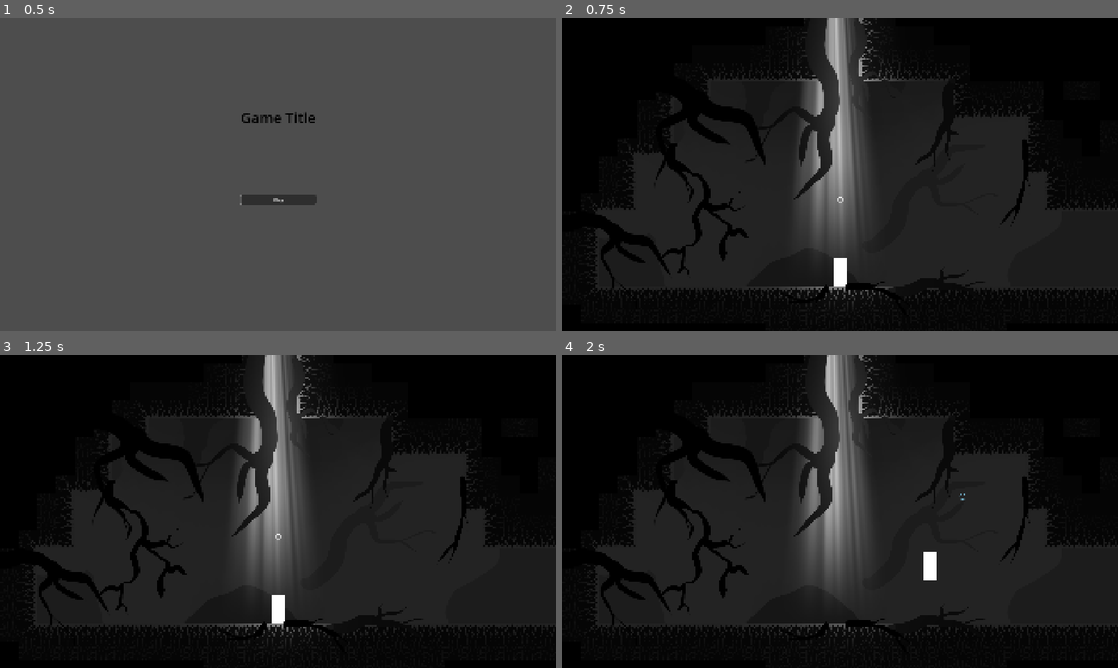
Above: before the commit, frames 1-4 (two rows, left to right).
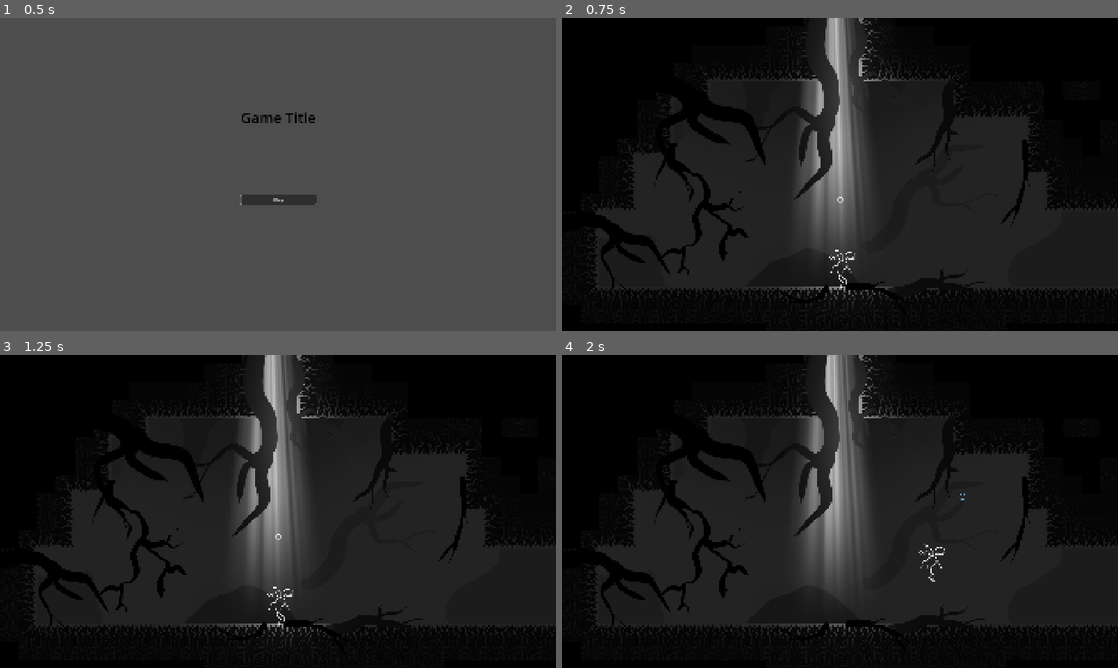
Above: after the commit, the same moments.

Repository: arceryz/LD57
Game: Godot game, scene res://scenes/main_menu/main_menu.tscn
Two runs of this game, one before a commit and one after it. Both use one fixed random seed, a clock stepped at 60 frames per second and the inputs below.
Inputs (mouse positions are in pixels of both pictures, inside the frame that each line leads up to):
- Up to frame 1 (0.5 s): no input
- Up to frame 2 (0.75 s): click "Play" at 0.5 s
- Up to frame 3 (1.25 s): no input
- Up to frame 4 (2 s): tap Enter (ui_accept) at 1.25 s; move the mouse to (962, 495) at 1.27 s; hold D (move_right) from 1.28 s (still down); tap Space (jump) at 1.35 s; click (962, 495) at 1.52 s; click (962, 495) at 1.82 s

Frame 1 is identical in both runs. In frame 2, 0.3% of the frame differs, in the area x 48-53%, y 74-87%; in frame 3, 0.3%; in frame 4, 0.3%, in the area x 64-69%, y 60-73%.

Commit message:
Player animation

Diff:
--- a/prefabs/player/player.gd
+++ b/prefabs/player/player.gd
@@ -19,6 +19,7 @@
 @onready var OrbHolder: OrbHolderC = $OrbHolder
 @onready var HitArea: Area2D = $HitArea
 @onready var PlatformLocation: Node2D = $PlatformLocation
+@onready var Sprite: AnimatedSprite2D = $Sprite
 
 const PackedCrystalPlatform := preload("uid://cru4jlhhbwrqb")
 
@@ -43,6 +44,7 @@
 
 func _physics_process(delta: float) -> void:
 	queue_redraw()
+	Sprite.flip_h = velocity.x < 0
 
 	match state:
 		State.GROUND:
@@ -59,6 +61,8 @@
 		State.FLYING:
 			velocity = fly_direction * fly_speed
 			motion_mode = CharacterBody2D.MOTION_MODE_FLOATING
+			Sprite.speed_scale = 1.0
+			Sprite.animation = "flying"
 			move_and_slide()
 			pass
 
@@ -77,6 +81,8 @@
 	motion_mode = CharacterBody2D.MOTION_MODE_GROUNDED
 	var direction := Input.get_axis("move_left", "move_right")
 	target_hvelocity = direction * hspeed
+	Sprite.animation = "walk"
+	Sprite.speed_scale = 0.0 if is_zero_approx(direction) else 1.0
 
 	var acc := walk_deaccel if is_zero_approx(direction) else walk_accel
 	velocity.x = lerp(velocity.x, target_hvelocity, acc * _delta)
--- a/prefabs/player/player.tscn
+++ b/prefabs/player/player.tscn
@@ -1,9 +1,11 @@
-[gd_scene load_steps=10 format=3 uid="uid://cm7tfs3l6606r"]
+[gd_scene load_steps=18 format=3 uid="uid://cm7tfs3l6606r"]
 
 [ext_resource type="Script" uid="uid://dwf0ubfy7ls7y" path="res://prefabs/player/player.gd" id="1_sxsrd"]
 [ext_resource type="Script" uid="uid://dhh3fvtw25871" path="res://prefabs/player/orb_holder.gd" id="2_rdx4y"]
 [ext_resource type="FastNoiseLite" uid="uid://bh7knm7mx6ll2" path="res://assets/noise/noise_orb_holder_circling.tres" id="3_wv1mm"]
 [ext_resource type="Texture2D" uid="uid://de2qed13jvv4a" path="res://assets/light_shapes/light_defaulttres.tres" id="4_binfn"]
+[ext_resource type="Texture2D" uid="uid://chg1m1fymv0d0" path="res://assets/art/bigwingjump_sheet.png" id="5_klv5p"]
+[ext_resource type="Texture2D" uid="uid://dmadx3nuec21g" path="res://assets/art/RunAnim_sheet.png" id="6_iylwk"]
 
 [sub_resource type="RectangleShape2D" id="RectangleShape2D_tvfjm"]
 size = Vector2(48, 96)
@@ -14,13 +16,67 @@
 [sub_resource type="CircleShape2D" id="CircleShape2D_wv1mm"]
 radius = 111.018
 
-[sub_resource type="Gradient" id="Gradient_tvfjm"]
-offsets = PackedFloat32Array(0.5)
-colors = PackedColorArray(1, 1, 1, 1)
+[sub_resource type="AtlasTexture" id="AtlasTexture_iylwk"]
+atlas = ExtResource("5_klv5p")
+region = Rect2(0, 0, 200, 200)
 
-[sub_resource type="GradientTexture2D" id="GradientTexture2D_sxsrd"]
-gradient = SubResource("Gradient_tvfjm")
-height = 96
+[sub_resource type="AtlasTexture" id="AtlasTexture_ev8v4"]
+atlas = ExtResource("5_klv5p")
+region = Rect2(200, 0, 200, 200)
+
+[sub_resource type="AtlasTexture" id="AtlasTexture_vhck3"]
+atlas = ExtResource("5_klv5p")
+region = Rect2(400, 0, 200, 200)
+
+[sub_resource type="AtlasTexture" id="AtlasTexture_2c4n1"]
+atlas = ExtResource("6_iylwk")
+region = Rect2(0, 0, 200, 200)
+
+[sub_resource type="AtlasTexture" id="AtlasTexture_oo3uv"]
+atlas = ExtResource("6_iylwk")
+region = Rect2(200, 0, 200, 200)
+
+[sub_resource type="AtlasTexture" id="AtlasTexture_30gqm"]
+atlas = ExtResource("6_iylwk")
+region = Rect2(400, 0, 200, 200)
+
+[sub_resource type="AtlasTexture" id="AtlasTexture_hvqk4"]
+atlas = ExtResource("6_iylwk")
+region = Rect2(600, 0, 200, 200)
+
+[sub_resource type="SpriteFrames" id="SpriteFrames_2c4n1"]
+animations = [{
+"frames": [{
+"duration": 1.0,
+"texture": SubResource("AtlasTexture_iylwk")
+}, {
+"duration": 1.0,
+"texture": SubResource("AtlasTexture_ev8v4")
+}, {
+"duration": 1.0,
+"texture": SubResource("AtlasTexture_vhck3")
+}],
+"loop": true,
+"name": &"flying",
+"speed": 5.0
+}, {
+"frames": [{
+"duration": 1.0,
+"texture": SubResource("AtlasTexture_2c4n1")
+}, {
+"duration": 1.0,
+"texture": SubResource("AtlasTexture_oo3uv")
+}, {
+"duration": 1.0,
+"texture": SubResource("AtlasTexture_30gqm")
+}, {
+"duration": 1.0,
+"texture": SubResource("AtlasTexture_hvqk4")
+}],
+"loop": true,
+"name": &"walk",
+"speed": 5.0
+}]
 
 [node name="Player" type="CharacterBody2D" groups=["player"]]
 script = ExtResource("1_sxsrd")
@@ -54,12 +110,6 @@
 shape = SubResource("CircleShape2D_wv1mm")
 debug_color = Color(0, 0.595, 0.7, 0)
 
-[node name="Sprite2D" type="Sprite2D" parent="."]
-z_index = 2
-position = Vector2(1.90735e-06, 0)
-scale = Vector2(0.75, 1)
-texture = SubResource("GradientTexture2D_sxsrd")
-
 [node name="PointLight2D" type="PointLight2D" parent="."]
 position = Vector2(-1.00002, -1.00002)
 scale = Vector2(8.90625, 7.21875)
@@ -68,3 +118,10 @@
 
 [node name="PlatformLocation" type="Marker2D" parent="."]
 position = Vector2(0, 48)
+
+[node name="Sprite" type="AnimatedSprite2D" parent="."]
+position = Vector2(-12, -27)
+sprite_frames = SubResource("SpriteFrames_2c4n1")
+animation = &"walk"
+autoplay = "walk"
+frame_progress = 0.314158
Binary file added: assets/art/RunAnim_sheet.png
Not shown, added: assets/art/RunAnim_sheet.png.import
Binary file added: assets/art/bigwingjump_sheet.png
Not shown, added: assets/art/bigwingjump_sheet.png.import
